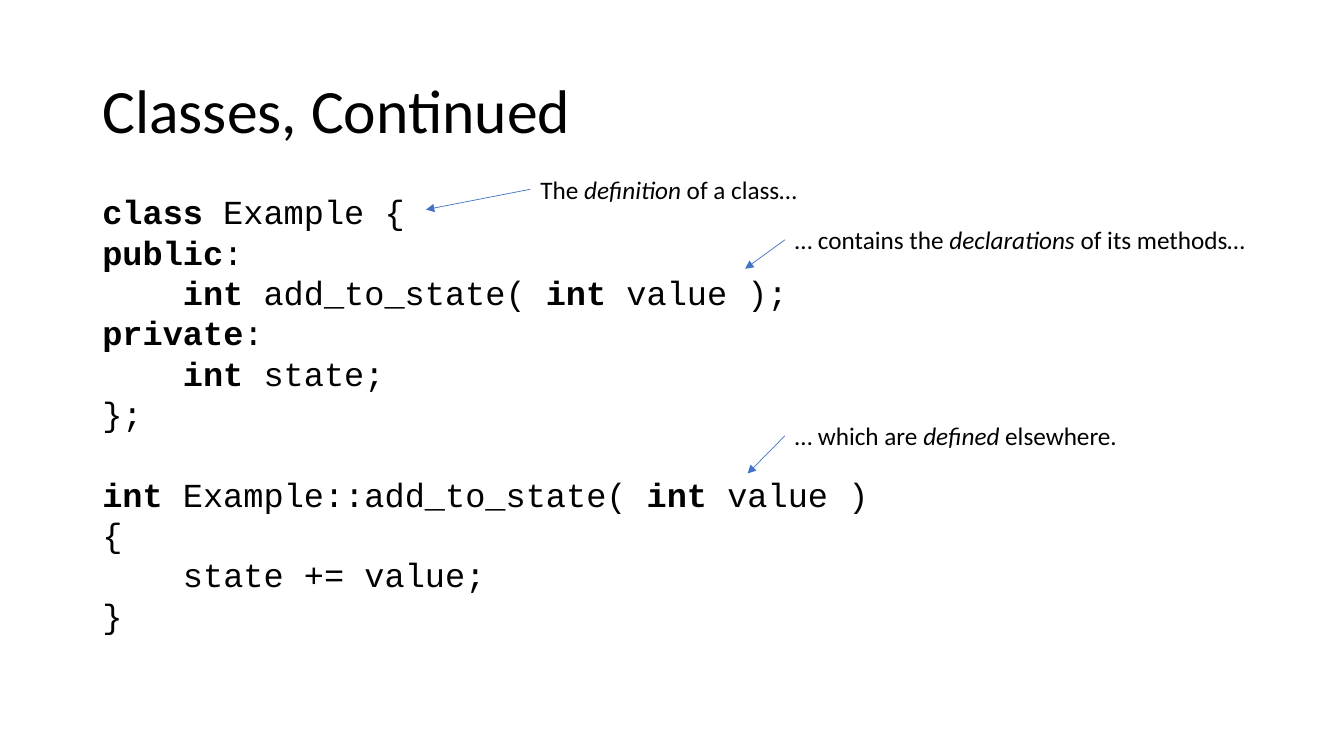
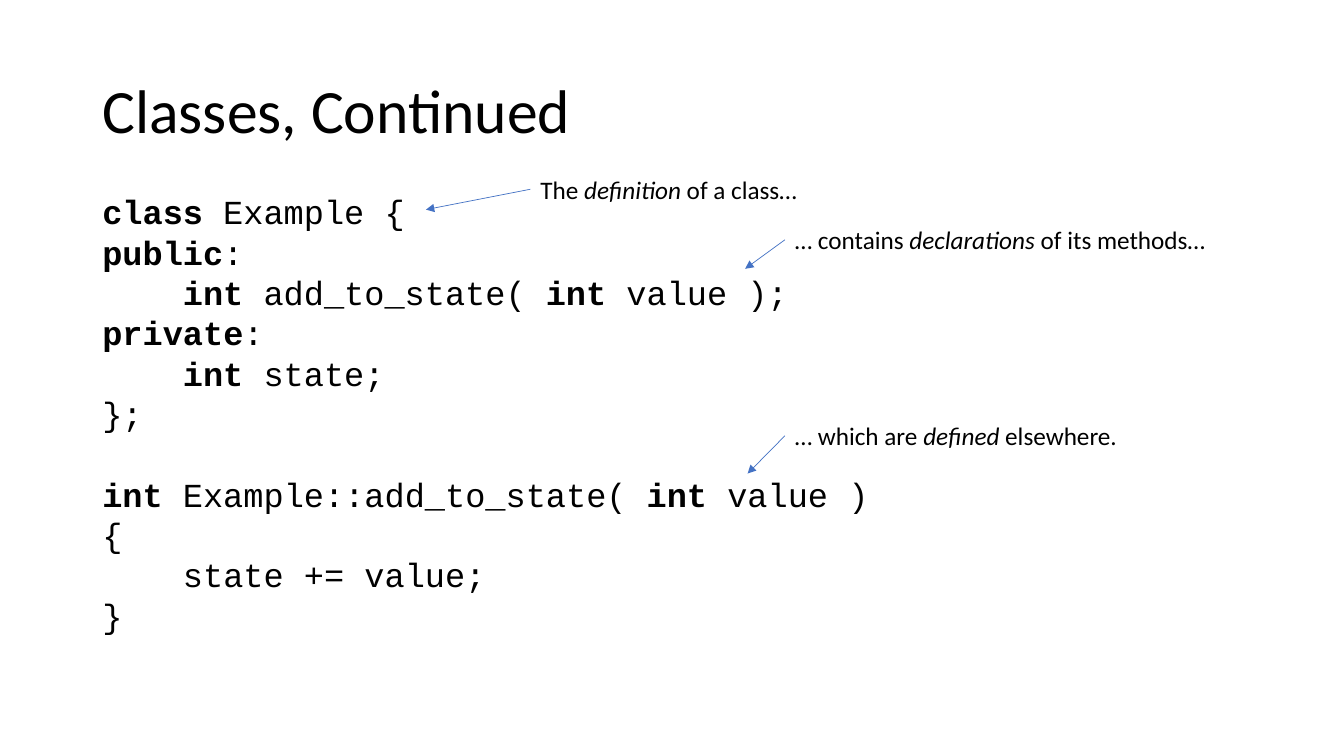
Before and after one commit to pchapin/cpp, a slide deck: slide 6 of Presentations/Modules.pptx. Drawn at 1344x756 pixels with LibreOffice and Linux fonts; fonts in the diff are those of the drawing. Boxes give left, top, right and bottom in pixels: in the first picture for what was removed or moved away, otherwise in the second. Text is boxed around its words. In the diff, an @@ line names an element or a change of style, - is before the commit and + after.

```diff
--- a/Presentations/Modules.pptx
+++ b/Presentations/Modules.pptx
@@ text at [818,231,1205,250]: text changed @@
-… contains the declarations of its methods…
+… contains declarations of its methods…
```
Also in this commit, not shown: 9 other slides changed, 11 slides added.
